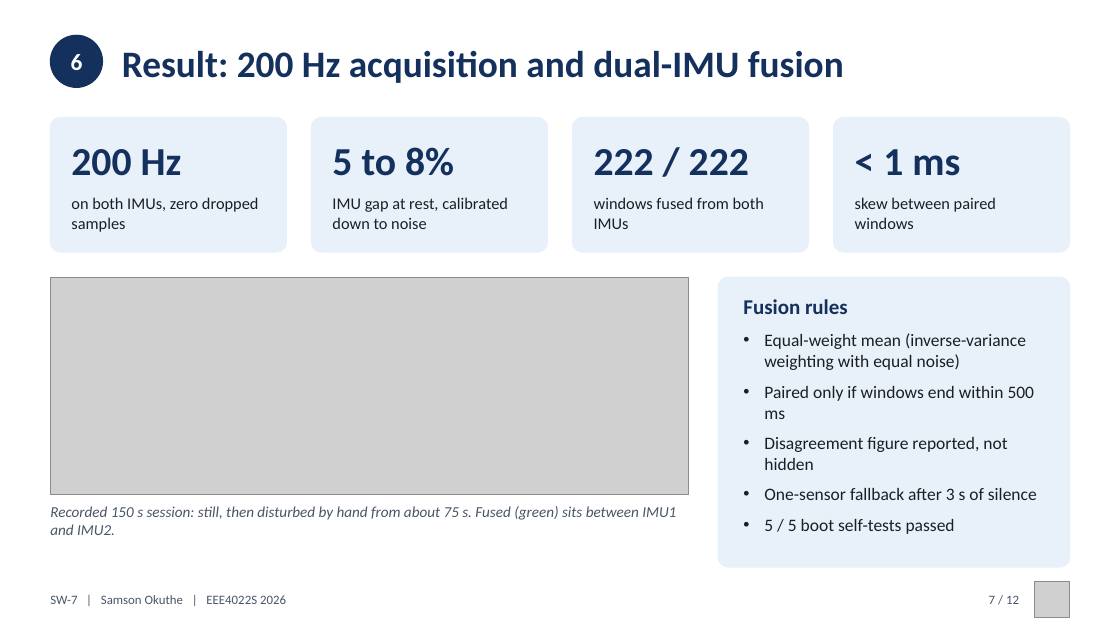
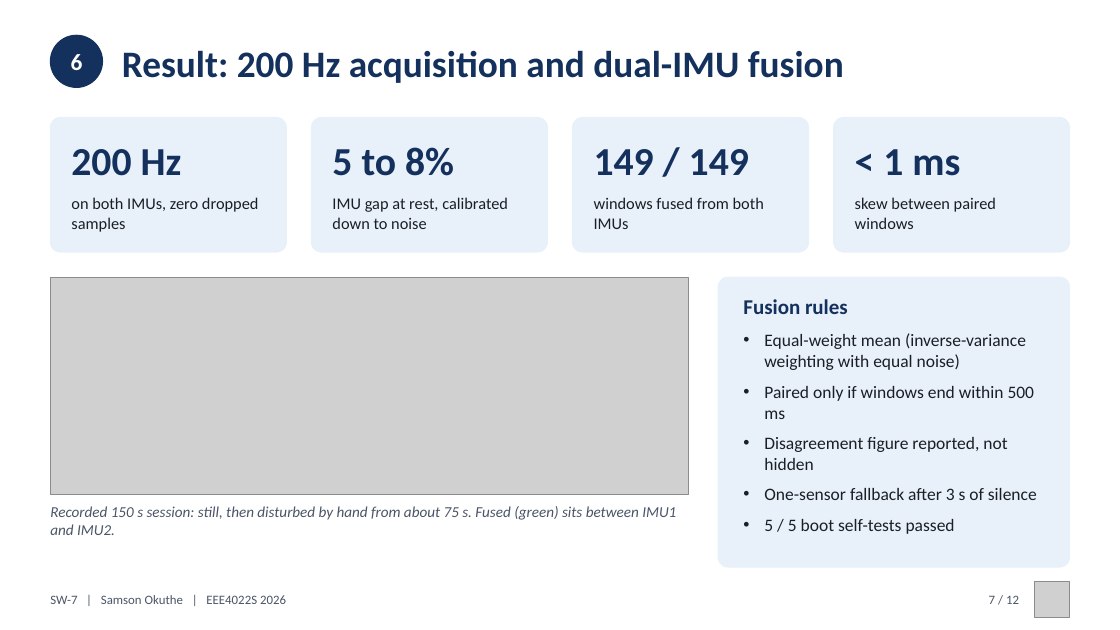
Before and after one commit to 0geder/Tukzie-HPEC-HUD, a slide deck: slide 7 of Presentation/SW7_Final_Presentation.pptx. Drawn at 1120x630 pixels with LibreOffice and Linux fonts; fonts in the diff are those of the drawing; grey boxes stand for pictures. Boxes give left, top, right and bottom in pixels: in the first picture for what was removed or moved away, otherwise in the second. Text is boxed around its words. In the diff, an @@ line names an element or a change of style, - is before the commit and + after.

```diff
--- a/Presentation/SW7_Final_Presentation.pptx
+++ b/Presentation/SW7_Final_Presentation.pptx
@@ text at (594,149,749,175): text changed @@
-222 / 222
+149 / 149
```
Also in this commit, not shown: 1 other slide changed, 7 other files.
